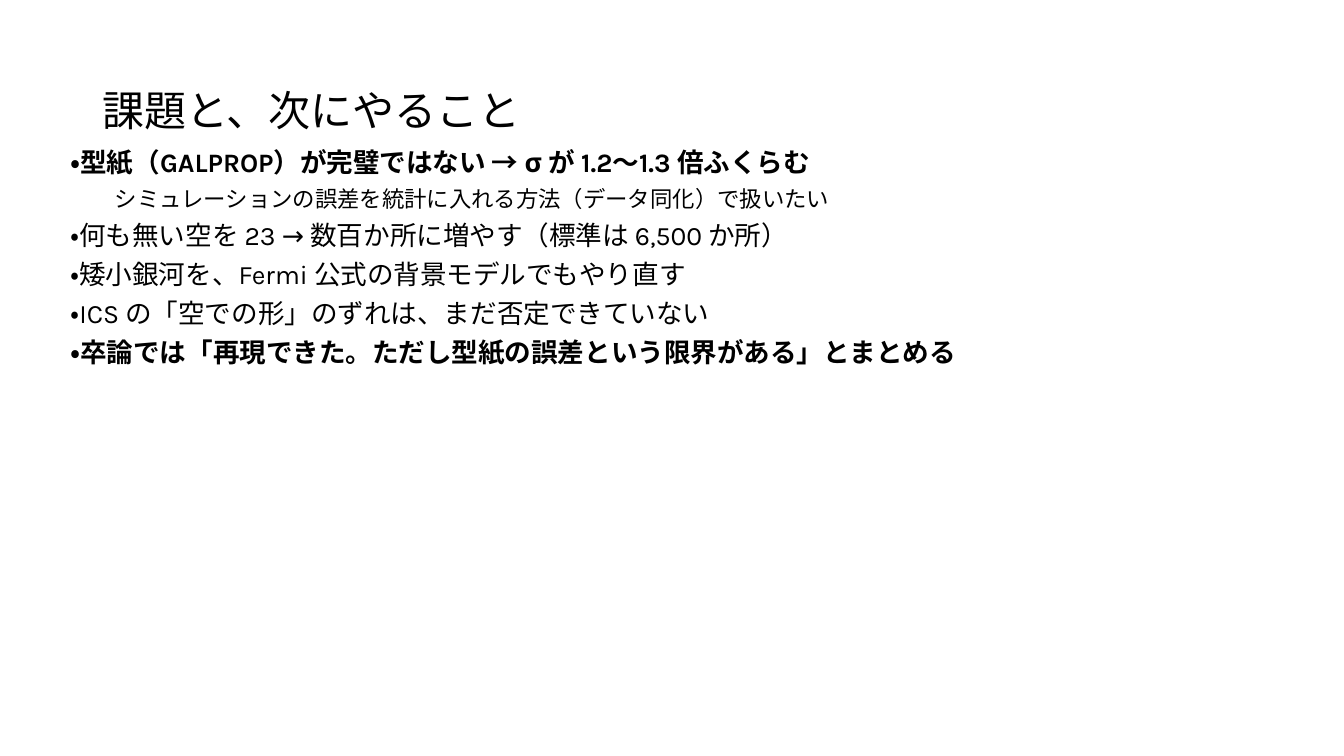
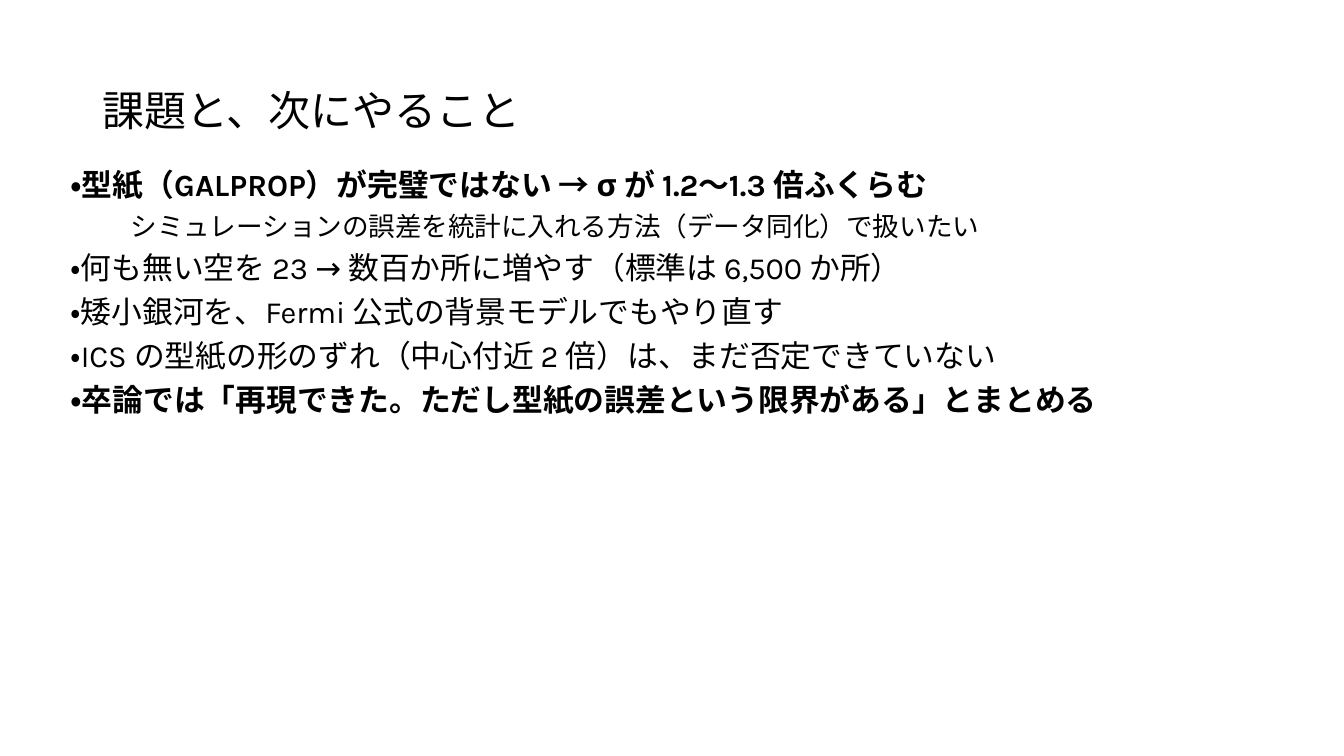
Before and after one commit to Mikann20041029/darkmatter-slides, a slide deck: slide 10 of slides/2026-10-09_研究報告_10枚版.pptx. Drawn at 1344x756 pixels with LibreOffice and Linux fonts; fonts in the diff are those of the drawing. Boxes give left, top, right and bottom in pixels: in the first picture for what was removed or moved away, otherwise in the second. Text is boxed around its words. In the diff, an @@ line names an element or a change of style, - is before the commit and + after.

```diff
--- a/slides/2026-10-09_研究報告_10枚版.pptx
+++ b/slides/2026-10-09_研究報告_10枚版.pptx
@@ text "・型紙（GALPROP）が完璧ではない → σ が 1.2〜1.3 ...": place and size @@
-text "・型紙（GALPROP）が完璧ではない → σ が 1.2〜1.3 ..." at (70, 149, 956, 365)
+text "・型紙（GALPROP）が完璧ではない → σ が 1.2〜1.3 ..." at (70, 169, 1096, 414)
@@ text at (70, 169, 1096, 414): size 19 to 22 pt in "・型紙（GALPROP）が完璧ではない → σ が 1.2〜1.3 倍ふくらむ", "・何も無い空を 23 → 数百か所に増やす（標準は 6,500 か所）", "・矮小銀河を、Fermi 公式の背景モデルでもやり直す", "・卒論では「再現できた。ただし型紙の誤差という限界がある」とまとめる"; size 16 to 19 pt in "シミュレーションの誤差を統計に入れる方法（データ同化）で扱いたい"; indent changed @@
@@ text at (70, 340, 996, 370): text changed; size 19 to 22 pt @@
-・ICS の「空での形」のずれは、まだ否定できていない
+・ICS の型紙の形のずれ（中心付近 2 倍）は、まだ否定できていない
```
Also in this commit, not shown: 8 other slides changed.
